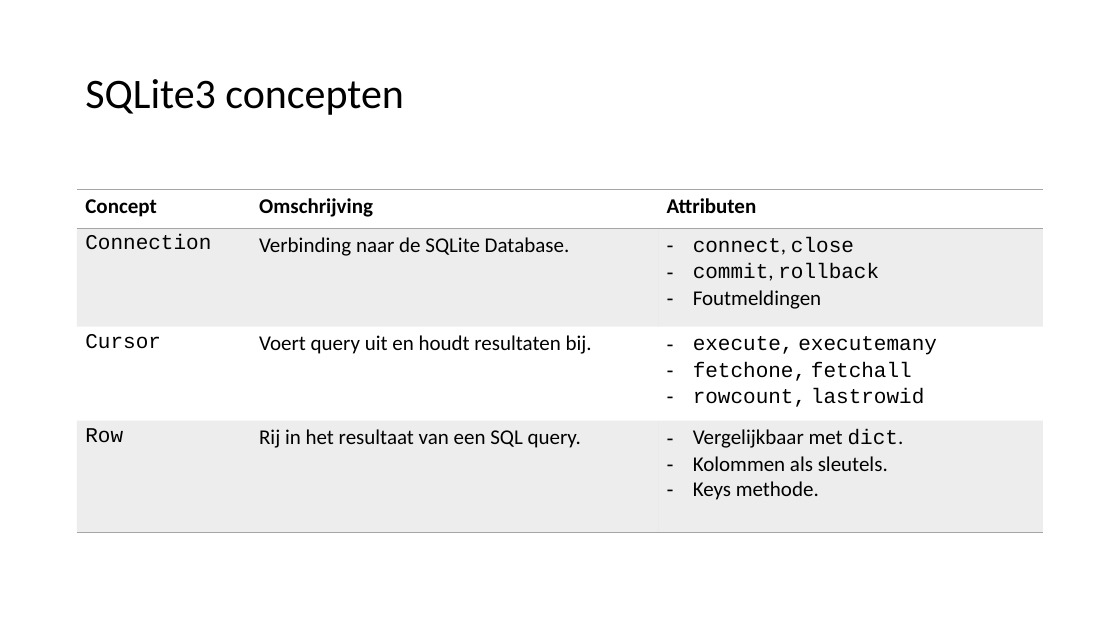
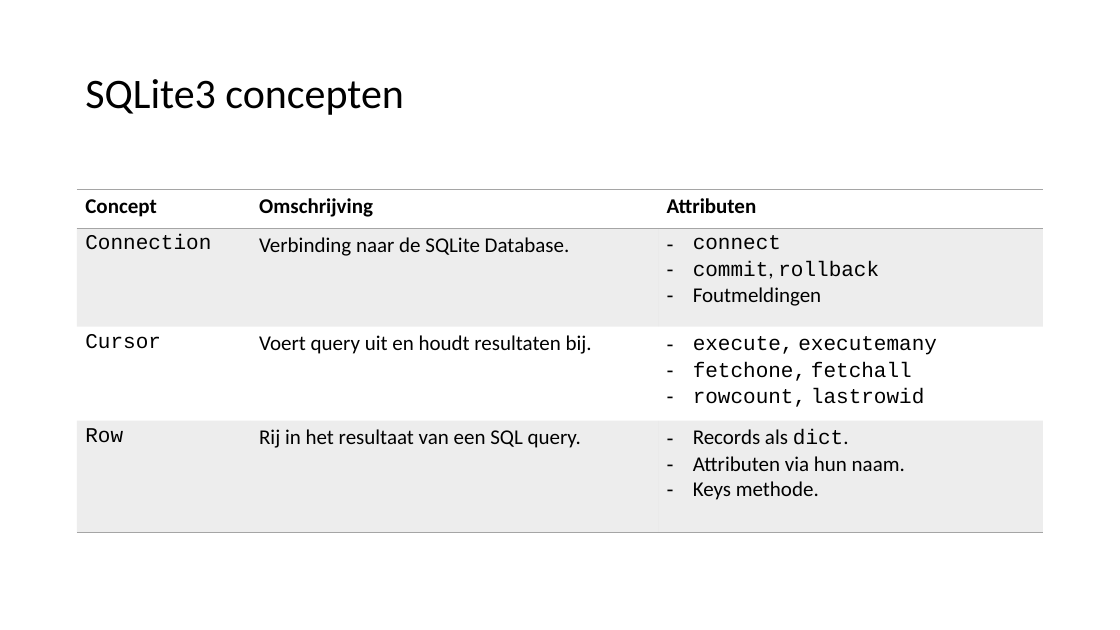
Before and after one commit to LFKoning/knowledge-sharing, a slide deck: slide 19 of sql_course/3_python/3_python.pptx (slide 18 before the commit). Drawn at 1120x630 pixels with LibreOffice and Linux fonts; fonts in the diff are those of the drawing. Boxes give left, top, right and bottom in pixels: in the first picture for what was removed or moved away, otherwise in the second. Text is boxed around its words. In the diff, an @@ line names an element or a change of style, - is before the commit and + after.

```diff
--- a/sql_course/3_python/3_python.pptx
+++ b/sql_course/3_python/3_python.pptx
@@ table at (77, 189, 1044, 532) @@
-row 2, column 3: connect, close / commit, rollback / Foutmeldingen
+row 2, column 3: connect / commit, rollback / Foutmeldingen
-row 4, column 3: Vergelijkbaar met dict. / Kolommen als sleutels. / Keys methode.
+row 4, column 3: Records als dict. / Attributen via hun naam. / Keys methode.
```
Also in this commit, not shown: 23 other slides changed, 5 slides added, 1 slide removed, 11 other files.
